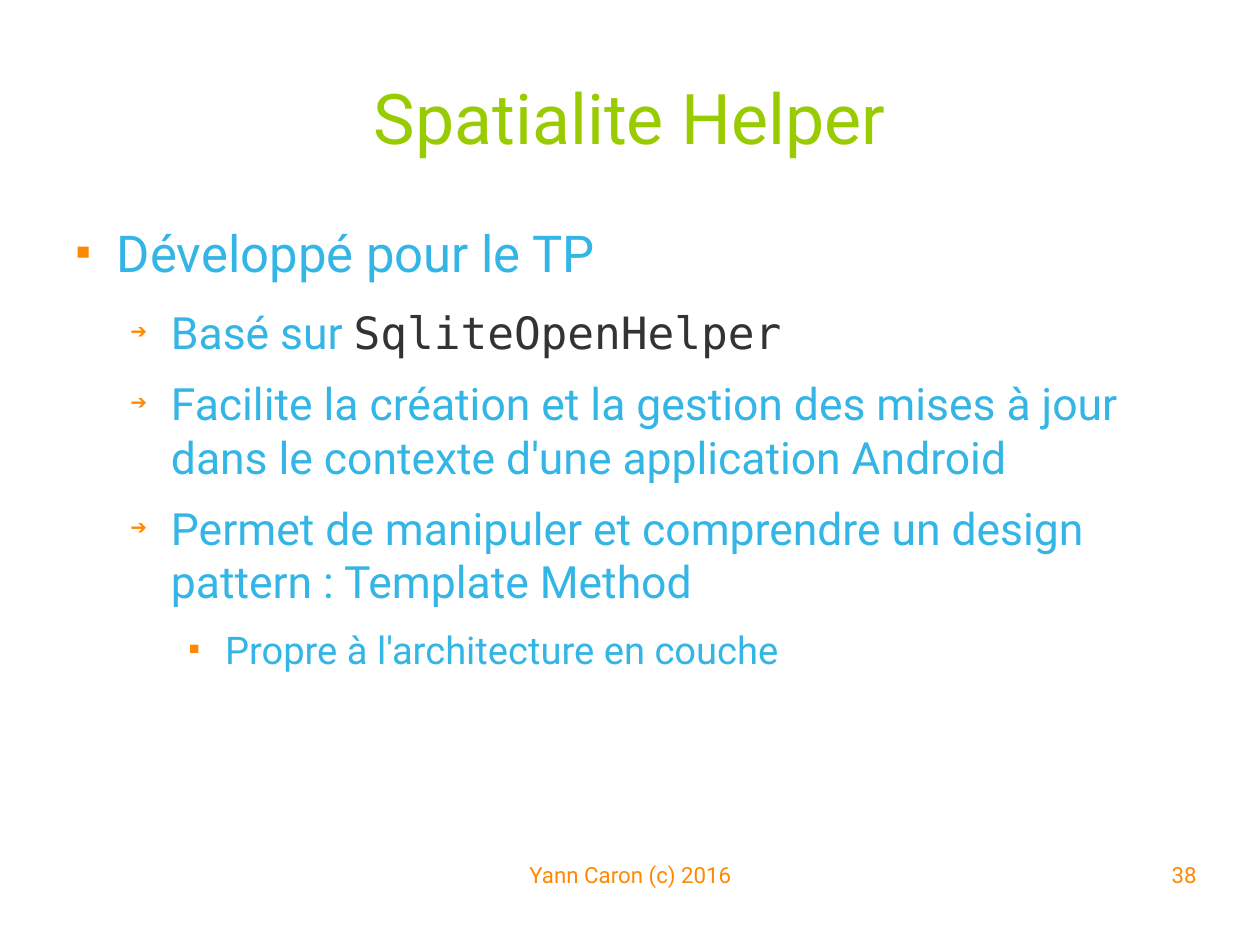
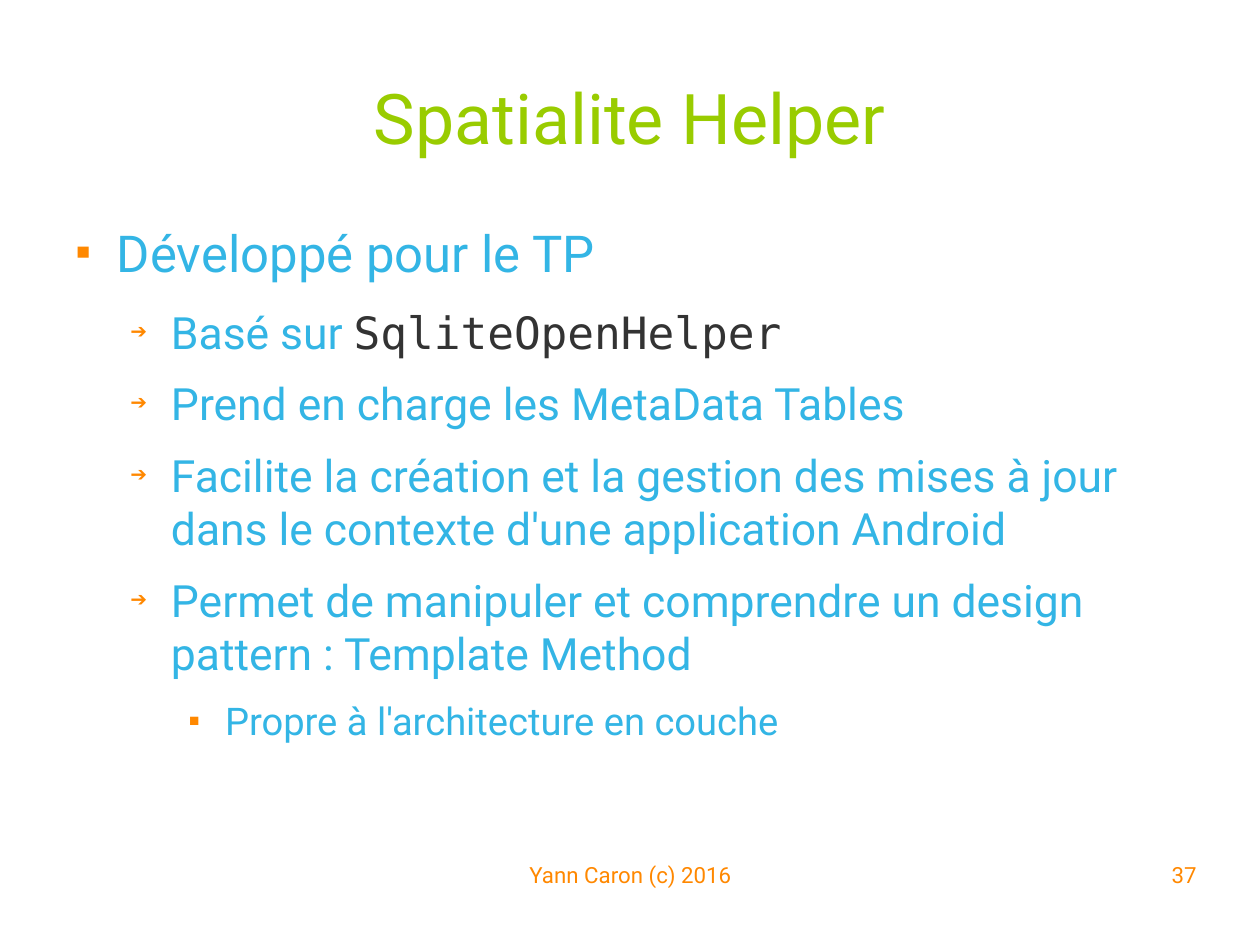
Before and after one commit to YannCaron/Android-ENSG, a slide deck: slide 37 of 10 - Spatialite.odp (slide 38 before the commit). Drawn at 1260x946 pixels with LibreOffice and Linux fonts; fonts in the diff are those of the drawing; background and template pictures are left out. Boxes give left, top, right and bottom in pixels: in the first picture for what was removed or moved away, otherwise in the second. Text is boxed around its words. In the diff, an @@ line names an element or a change of style, - is before the commit and + after.

Commit message:
review spatialite

```diff
--- a/10 - Spatialite.odp
+++ b/10 - Spatialite.odp
@@ text at (171, 386, 904, 430): paragraph added @@
+  ➔ Prend en charge les MetaData Tables
@@ page number at (1172, 867, 1197, 884): text changed @@
-38
+37
```
Also in this commit, not shown: 19 other slides changed, 4 slides added, 1 slide removed.
